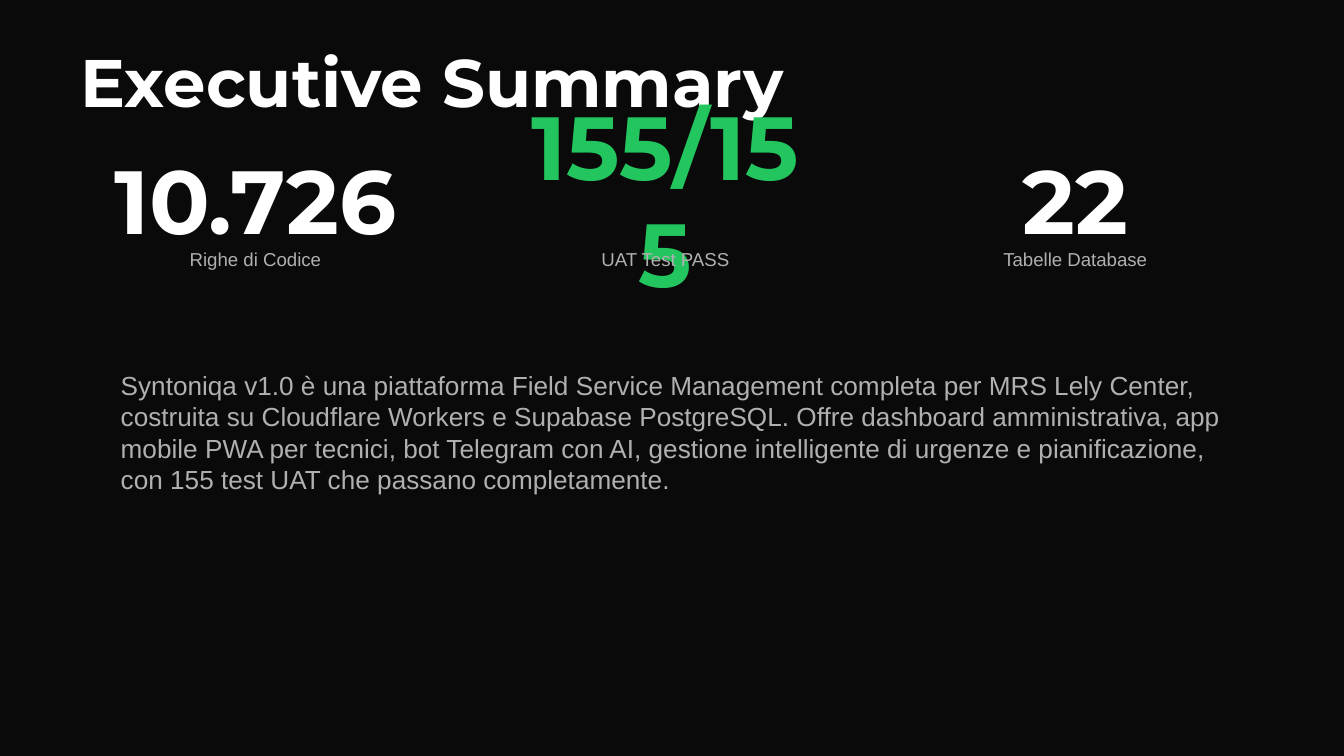
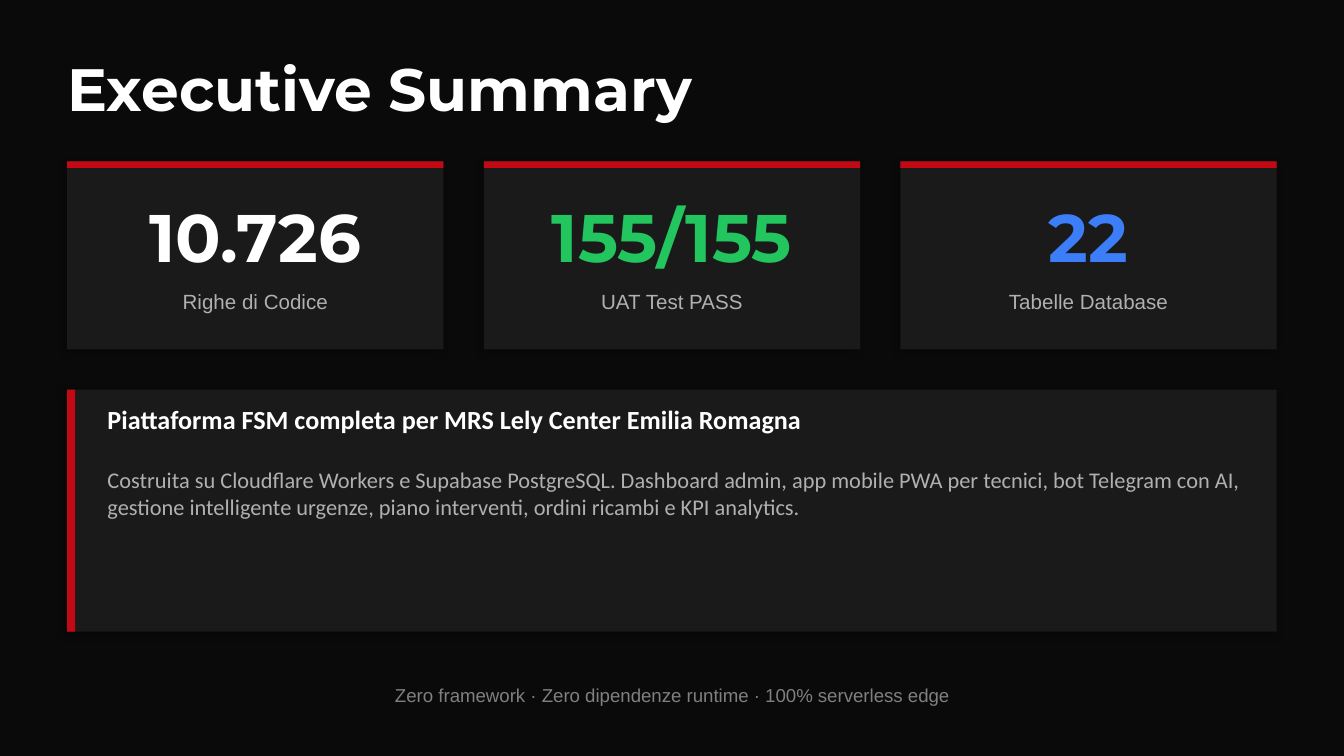
Before and after one commit to fieldforcemrser2026/syntoniqa, a slide deck: slide 2 of docs/01_Executive_Deck.pptx. Drawn at 1344x756 pixels with LibreOffice and Linux fonts; fonts in the diff are those of the drawing. Boxes give left, top, right and bottom in pixels: in the first picture for what was removed or moved away, otherwise in the second. Text is boxed around its words. In the diff, an @@ line names an element or a change of style, - is before the commit and + after.

```diff
--- a/docs/01_Executive_Deck.pptx
+++ b/docs/01_Executive_Deck.pptx
@@ text "Executive Summary": place and size @@
-text "Executive Summary" at bbox=[80, 54, 784, 123]
+text "Executive Summary" at bbox=[67, 64, 693, 123]
@@ text "Executive Summary" at bbox=[67, 64, 693, 123]: size 36 to 32 pt @@
@@ rectangle added at bbox=[67, 161, 444, 349], fill #1A1A1A @@
@@ rectangle added at bbox=[67, 161, 444, 168], fill #C30A14 @@
@@ rectangle added at bbox=[484, 161, 860, 349], fill #1A1A1A @@
@@ rectangle added at bbox=[484, 161, 860, 168], fill #C30A14 @@
@@ rectangle added at bbox=[900, 161, 1277, 349], fill #1A1A1A @@
@@ rectangle added at bbox=[900, 161, 1277, 168], fill #C30A14 @@
@@ text "10.726": place and size @@
-text "10.726" at bbox=[114, 170, 396, 255]
+text "10.726" at bbox=[149, 214, 361, 263]
@@ text "10.726" at bbox=[149, 214, 361, 263]: size 48 to 36 pt @@
@@ text "155/155" at bbox=[552, 205, 792, 269]: size 48 to 36 pt @@
@@ text "155/155": place and size @@
-text "155/155" at bbox=[532, 93, 799, 189]
+text "155/155" at bbox=[552, 205, 792, 269]
@@ text "22": place and size @@
-text "22" at bbox=[1022, 170, 1128, 255]
+text "22" at bbox=[1049, 214, 1128, 262]
@@ text "22" at bbox=[1049, 214, 1128, 262]: size 48 to 36 pt, text colour #FFFFFF to #3B7EF7 @@
@@ text "Righe di Codice": place and size @@
-text "Righe di Codice" at bbox=[190, 252, 321, 270]
+text "Righe di Codice" at bbox=[183, 294, 328, 313]
@@ text "UAT Test PASS": place and size @@
-text "UAT Test PASS" at bbox=[601, 251, 729, 270]
+text "UAT Test PASS" at bbox=[601, 294, 742, 309]
@@ size 10 to 11 pt; vertical alignment middle to top in 3 elements at bbox=[183, 294, 328, 313], bbox=[601, 294, 742, 309], bbox=[1009, 294, 1168, 309] @@
@@ text "Tabelle Database": place and size @@
-text "Tabelle Database" at bbox=[1003, 252, 1147, 266]
+text "Tabelle Database" at bbox=[1009, 294, 1168, 309]
@@ rectangle added at bbox=[67, 390, 1277, 632], fill #1A1A1A @@
@@ rectangle added at bbox=[67, 390, 75, 632], fill #C30A14 @@
@@ text at bbox=[107, 410, 1239, 519]: text changed; size 14 to 12 pt; font Arial to Calibri @@
-Syntoniqa v1.0 è una piattaforma Field Service Management completa per MRS Lely Center, costruita su Cloudflare Workers e Supabase PostgreSQL. Offre dashboard amministrativa, app mobile PWA per tecnici, bot Telegram con AI, gestione intelligente di urgenze e pianificazione, con 155 test UAT che passano completamente.
+Piattaforma FSM completa per MRS Lely Center Emilia Romagna
+Costruita su Cloudflare Workers e Supabase PostgreSQL. Dashboard admin, app mobile PWA per tecnici, bot Telegram con AI, gestione intelligente urgenze, piano interventi, ordini ricambi e KPI analytics.
@@ text added at bbox=[395, 688, 949, 706], 10 pt, text #808080 @@
+Zero framework · Zero dipendenze runtime · 100% serverless edge
```
Also in this commit, not shown: 8 other slides changed, 9 slides added, 9 slides removed, 9 other files.
